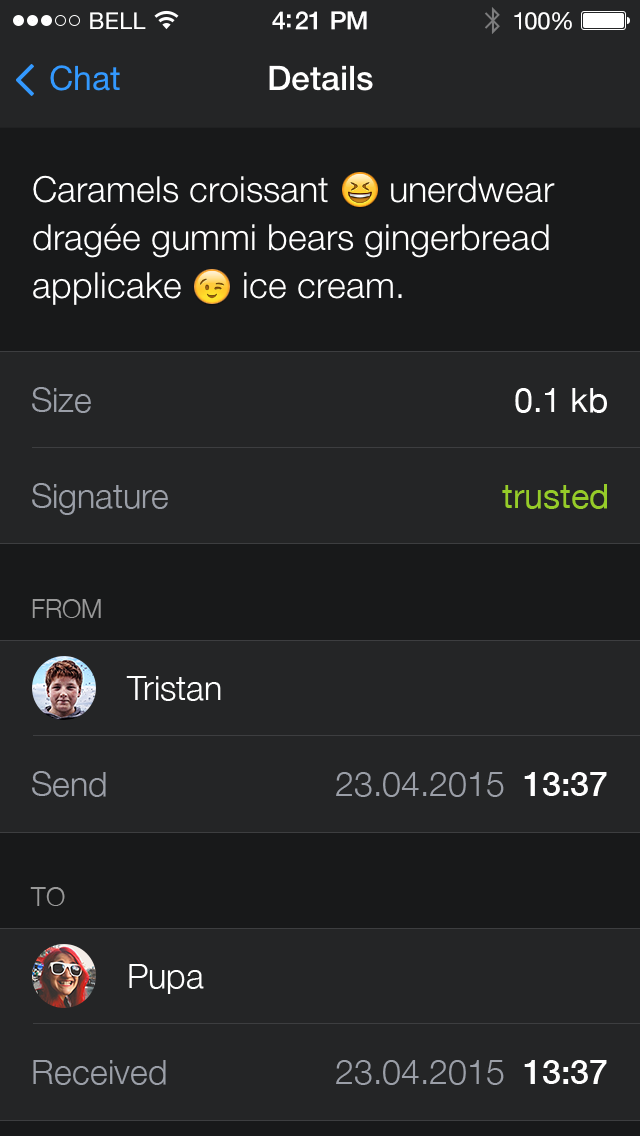
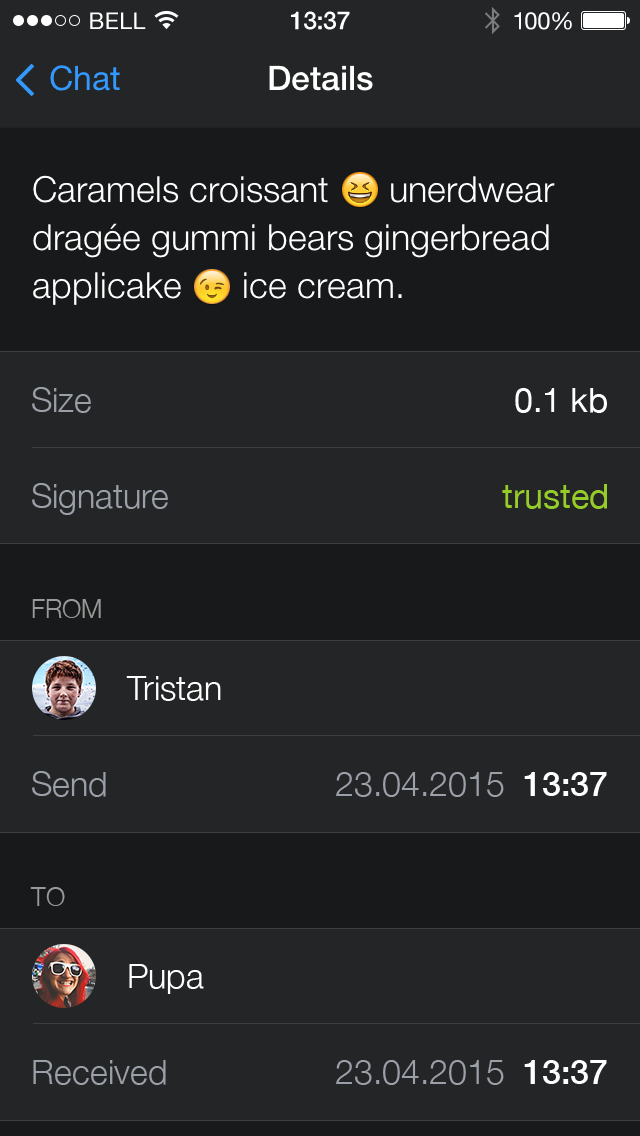
Layer changes from the first w=640, h=1136 image to the second:
removed group "Status Bar" (15 layers) over [18, 11, 572, 30]
removed group "Signal & Carrier" (7 layers) from group "Status Bar" over [18, 12, 146, 29]
removed layer "BELL" from group "Signal & Carrier" over [90, 12, 146, 29]
removed layer "4:21 PM" from group "Status Bar" over [272, 11, 367, 30]
removed group "Battery" (4 layers) from group "Status Bar" over [514, 12, 572, 30]
removed layer "100%" from group "Battery" over [514, 12, 572, 30]
added layer "status-bar" above "Nav Bar" over [18, 11, 572, 30]
